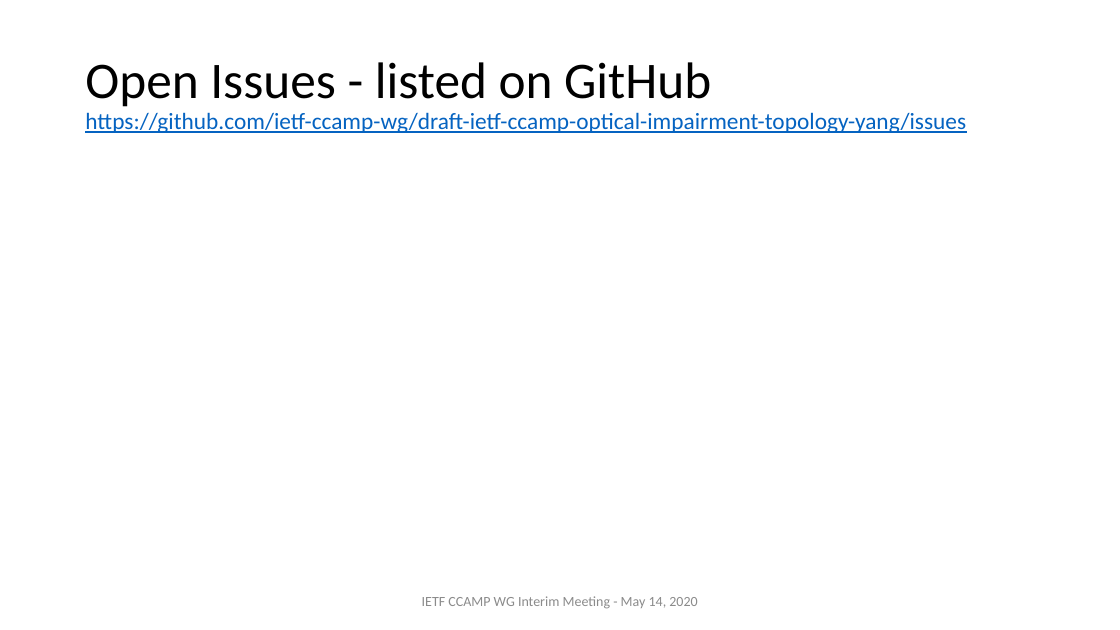
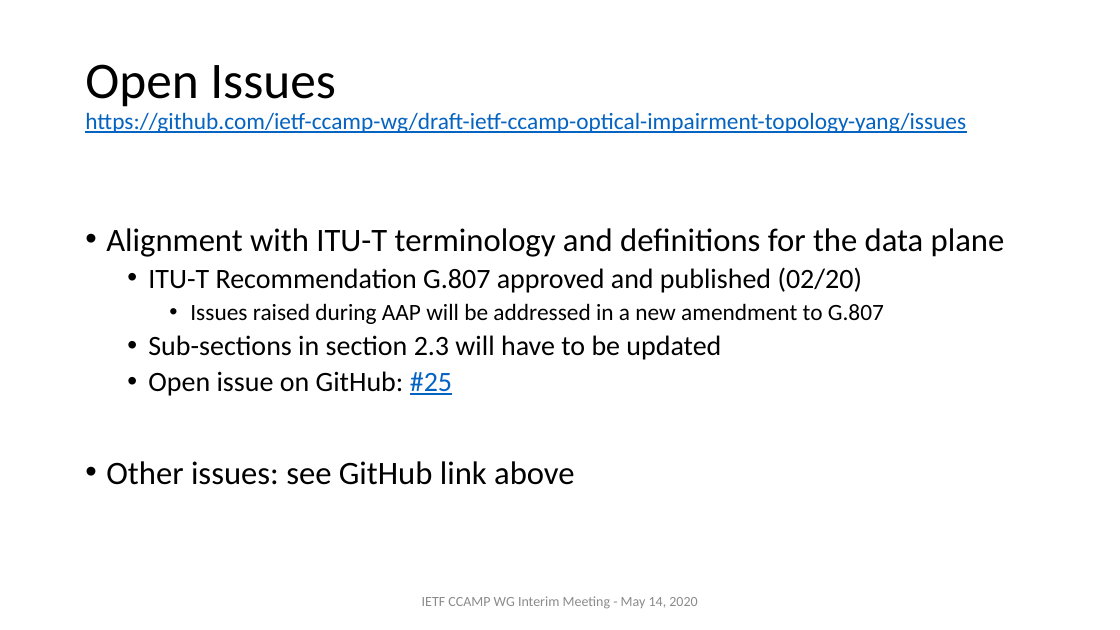
Before and after one commit to ietf-ccamp-wg/draft-ietf-ccamp-optical-impairment-topology-yang, a slide deck: slide 9 of CCAMP_meeting_presentations/Interim-May-2020-draft-ietf-ccamp-optical-impairment-topology-yang-03.pptx (slide 5 before the commit). Drawn at 1120x630 pixels with LibreOffice and Linux fonts; fonts in the diff are those of the drawing. Boxes give left, top, right and bottom in pixels: in the first picture for what was removed or moved away, otherwise in the second. Text is boxed around its words. In the diff, an @@ line names an element or a change of style, - is before the commit and + after.

Commit message:
Update Interim-May-2020-draft-ietf-ccamp-optical-impairment-topology-yang-03.pptx
Presentation for the CCAMP interim meeting on May 14, 2020: slides for review - final version will come.

```diff
--- a/CCAMP_meeting_presentations/Interim-May-2020-draft-ietf-ccamp-optical-impairment-topology-yang-03.pptx
+++ b/CCAMP_meeting_presentations/Interim-May-2020-draft-ietf-ccamp-optical-impairment-topology-yang-03.pptx
@@ title at [85,64,966,320]: text changed @@
-Open Issues - listed on GitHub
-https://github.com/ietf-ccamp-wg/draft-ietf-ccamp-optical-impairment-topology-yang/issues
+Open Issues
+https://github.com/ietf-ccamp-wg/draft-ietf-ccamp-optical-impairment-topology-yang/issues
@@ text added at [106,228,1005,485], 24 pt, text #000000 @@
+• Alignment with ITU-T terminology and definitions for the data plane
+  • ITU-T Recommendation G.807 approved and published (02/20)
+    • Issues raised during AAP will be addressed in a new amendment to G.807
+  • Sub-sections in section 2.3 will have to be updated
+  • Open issue on GitHub: #25
+• Other issues: see GitHub link above
```
Also in this commit, not shown: 5 other slides changed, 4 slides added.
